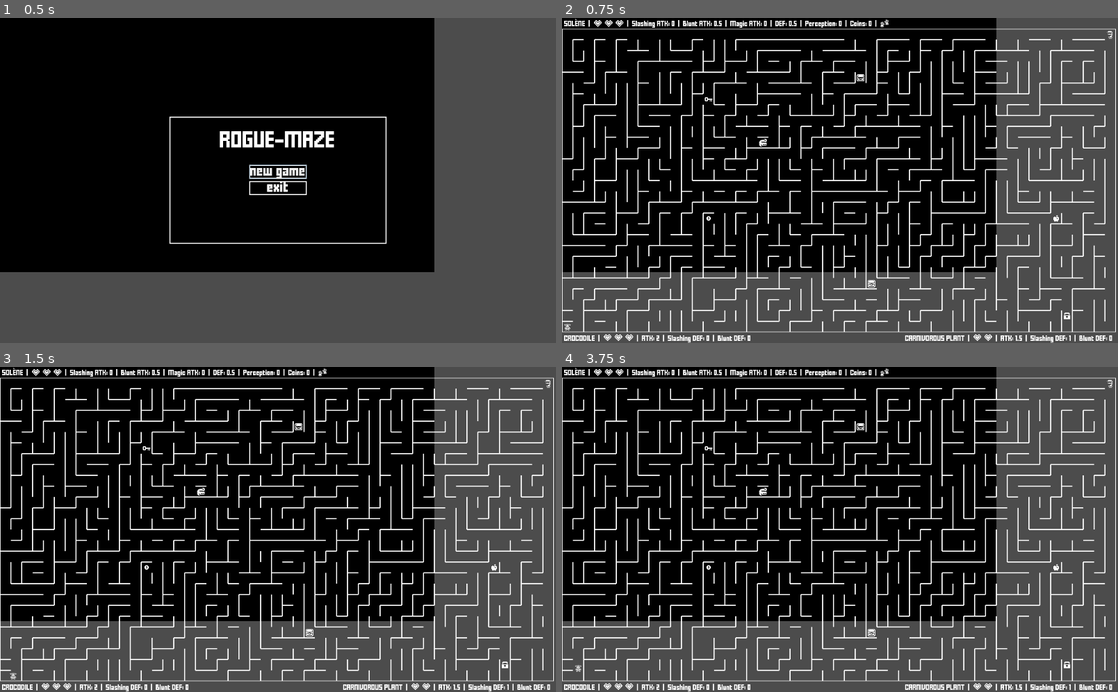
Above: before the commit, frames 1-4 (two rows, left to right).
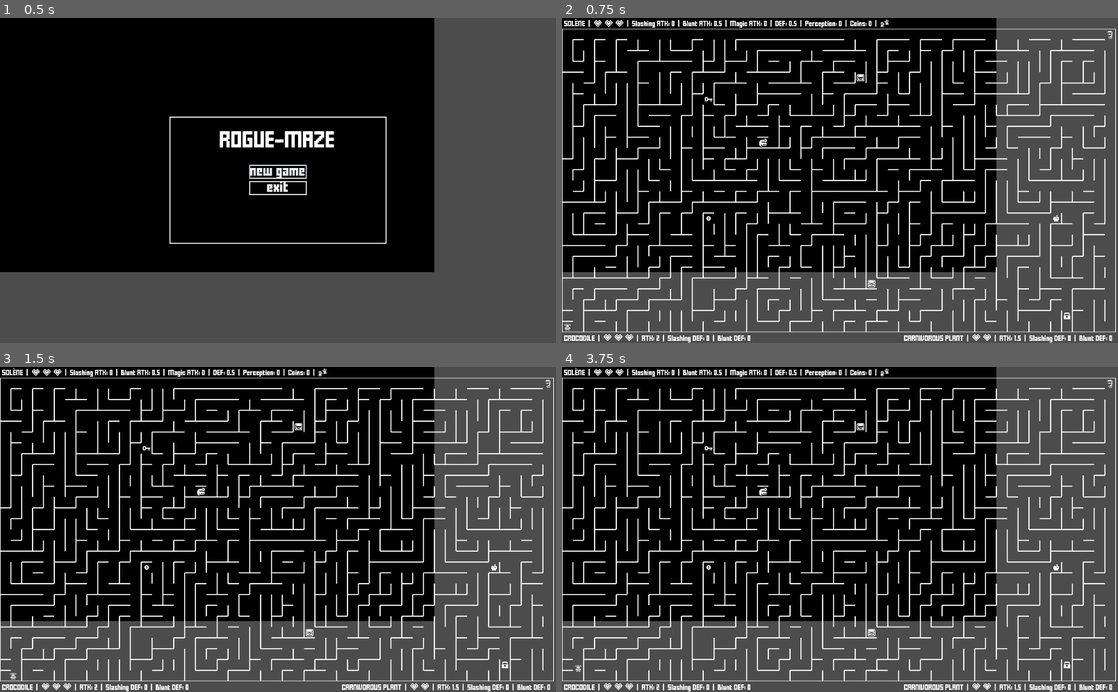
Above: after the commit, the same moments.

Repository: jGonzalezFernandez/rogue-maze
Game: Godot game, scene res://main/main.tscn
The game is run twice, just before and just after one commit, with the same random seed, the same clock (stepped at 60 frames per second) and the same inputs.
Inputs:
- Up to frame 1 (0.5 s): no input
- Up to frame 2 (0.75 s): click "new game" at 0.5 s
- Up to frame 3 (1.5 s): tap Enter (bomb) at 1.25 s; hold Right (ui_right) from 1.28 s (still down); hold Enter (bomb) from 1.28 s (still down)
- Up to frame 4 (3.75 s): tap Space at 2, 3.5 s; release Right (ui_right) at 2.03 s; release Enter (bomb) at 2.03 s; hold Down (ui_down) 2.03-2.78 s; tap Shift (dash) at 2.1 s; tap Enter (bomb) at 2.75, 3.6 s; hold Right (ui_right) 2.78-3.53 s; hold Backspace (teleport) 2.78-3.53 s; hold Up (ui_up) from 3.53 s (still down)

Frame 1 is identical in both runs. In frame 2, 0.4% of the frame differs, in the area x 61-92%, y 97-100%; in frame 3, 0.4%; in frame 4, 0.4%.

Commit message:
Bug in the order of some parameters fixed

Diff:
--- a/grid_elements/characters/non_player/enemies/corporeal_enemies/immobile_enemies/carnivorous_plant/carnivorous_plant.gd
+++ b/grid_elements/characters/non_player/enemies/corporeal_enemies/immobile_enemies/carnivorous_plant/carnivorous_plant.gd
@@ -7,10 +7,10 @@
 const NAME = "Carnivorous Plant"
 const INITIAL_HEALTH = 4
 const ATK = 3
-const FRIENDLY_FIRE = 2
 const SLASHING_DEF = 0
 const BLUNT_DEF = 0
+const FRIENDLY_FIRE = 2
 
 func _init(initial_position: Vector2, player, maze: Maze, main: Node) \
-.(initial_position, player, maze, main, TEXTURE, NAME, INITIAL_HEALTH, ATK, FRIENDLY_FIRE, SLASHING_DEF, BLUNT_DEF) -> void:
+.(initial_position, player, maze, main, TEXTURE, NAME, INITIAL_HEALTH, ATK, SLASHING_DEF, BLUNT_DEF, FRIENDLY_FIRE) -> void:
 	pass
--- a/grid_elements/characters/non_player/enemies/corporeal_enemies/immobile_enemies/spider_web/spider_web.gd
+++ b/grid_elements/characters/non_player/enemies/corporeal_enemies/immobile_enemies/spider_web/spider_web.gd
@@ -6,10 +6,10 @@
 
 const INITIAL_HEALTH = 6
 const ATK = 0
-const FRIENDLY_FIRE = 0
 const SLASHING_DEF = 0
 const BLUNT_DEF = 1
+const FRIENDLY_FIRE = 0
 
 func _init(initial_position: Vector2, player, maze: Maze, main: Node) \
-.(initial_position, player, maze, main, TEXTURE, WEB_NAME, INITIAL_HEALTH, ATK, FRIENDLY_FIRE, SLASHING_DEF, BLUNT_DEF) -> void:
+.(initial_position, player, maze, main, TEXTURE, WEB_NAME, INITIAL_HEALTH, ATK, SLASHING_DEF, BLUNT_DEF, FRIENDLY_FIRE) -> void:
 	pass
--- a/grid_elements/characters/non_player/enemies/incorporeal_enemies/evil_twin/evil_twin.gd
+++ b/grid_elements/characters/non_player/enemies/incorporeal_enemies/evil_twin/evil_twin.gd
@@ -9,14 +9,14 @@
 const MIN_TIME_BETWEEN_WALKS = 1.0
 const MAX_WALK_LENGTH = 6
 const SPEED = 3.0
-const STOPS_BEFORE_UNICORNS = false
 const INITIAL_HEALTH = 10
 const ATK = 8
 const SLASHING_DEF = 2
 const BLUNT_DEF = 4
+const STOPS_BEFORE_UNICORNS = false
 
 func _init(initial_position: Vector2, player, maze: Maze, main: Node) \
-.(initial_position, player, maze, main, TEXTURE, EVIL_TWIN_NAME, VISION, HEARING, MIN_TIME_BETWEEN_WALKS, MAX_WALK_LENGTH, SPEED, STOPS_BEFORE_UNICORNS, INITIAL_HEALTH, ATK, SLASHING_DEF, BLUNT_DEF) -> void:
+.(initial_position, player, maze, main, TEXTURE, EVIL_TWIN_NAME, VISION, HEARING, MIN_TIME_BETWEEN_WALKS, MAX_WALK_LENGTH, SPEED, INITIAL_HEALTH, ATK, SLASHING_DEF, BLUNT_DEF, STOPS_BEFORE_UNICORNS) -> void:
 	pass
 
 func special_movement() -> void:
--- a/grid_elements/characters/non_player/enemies/incorporeal_enemies/human_ghost/human_ghost.gd
+++ b/grid_elements/characters/non_player/enemies/incorporeal_enemies/human_ghost/human_ghost.gd
@@ -10,14 +10,14 @@
 const MIN_TIME_BETWEEN_WALKS = 2.0
 const MAX_WALK_LENGTH = 6
 const SPEED = 2.0
-const STOPS_BEFORE_UNICORNS = true
 const INITIAL_HEALTH = 6
 const ATK = 5
 const SLASHING_DEF = 2
 const BLUNT_DEF = 4
+const STOPS_BEFORE_UNICORNS = true
 
 func _init(initial_position: Vector2, player, maze: Maze, main: Node) \
-.(initial_position, player, maze, main, TEXTURE, NAME, VISION, HEARING, MIN_TIME_BETWEEN_WALKS, MAX_WALK_LENGTH, SPEED, STOPS_BEFORE_UNICORNS, INITIAL_HEALTH, ATK, SLASHING_DEF, BLUNT_DEF) -> void:
+.(initial_position, player, maze, main, TEXTURE, NAME, VISION, HEARING, MIN_TIME_BETWEEN_WALKS, MAX_WALK_LENGTH, SPEED, INITIAL_HEALTH, ATK, SLASHING_DEF, BLUNT_DEF, STOPS_BEFORE_UNICORNS) -> void:
 	pass
 
 func special_movement() -> void:
--- a/grid_elements/characters/non_player/enemies/incorporeal_enemies/monster_ghost/monster_ghost.gd
+++ b/grid_elements/characters/non_player/enemies/incorporeal_enemies/monster_ghost/monster_ghost.gd
@@ -10,14 +10,14 @@
 const MIN_TIME_BETWEEN_WALKS = 2.0
 const MAX_WALK_LENGTH = 6
 const SPEED = 2.0
-const STOPS_BEFORE_UNICORNS = true
 const INITIAL_HEALTH = 8
 const ATK = 6
 const SLASHING_DEF = 2
 const BLUNT_DEF = 4
+const STOPS_BEFORE_UNICORNS = true
 
 func _init(initial_position: Vector2, player, maze: Maze, main: Node) \
-.(initial_position, player, maze, main, TEXTURE, NAME, VISION, HEARING, MIN_TIME_BETWEEN_WALKS, MAX_WALK_LENGTH, SPEED, STOPS_BEFORE_UNICORNS, INITIAL_HEALTH, ATK, SLASHING_DEF, BLUNT_DEF) -> void:
+.(initial_position, player, maze, main, TEXTURE, NAME, VISION, HEARING, MIN_TIME_BETWEEN_WALKS, MAX_WALK_LENGTH, SPEED, INITIAL_HEALTH, ATK, SLASHING_DEF, BLUNT_DEF, STOPS_BEFORE_UNICORNS) -> void:
 	pass
 
 func special_movement() -> void:
--- a/grid_elements/characters/non_player/enemies/incorporeal_enemies/shadow/shadow.gd
+++ b/grid_elements/characters/non_player/enemies/incorporeal_enemies/shadow/shadow.gd
@@ -9,14 +9,14 @@
 const MIN_TIME_BETWEEN_WALKS = 1.0
 const MAX_WALK_LENGTH = 6
 const SPEED = 2.0
-const STOPS_BEFORE_UNICORNS = true
 const INITIAL_HEALTH = 10
 const ATK = 8
 const SLASHING_DEF = 2
 const BLUNT_DEF = 4
+const STOPS_BEFORE_UNICORNS = true
 
 func _init(initial_position: Vector2, player, maze: Maze, main: Node) \
-.(initial_position, player, maze, main, TEXTURE, SHADOW_NAME, VISION, HEARING, MIN_TIME_BETWEEN_WALKS, MAX_WALK_LENGTH, SPEED, STOPS_BEFORE_UNICORNS, INITIAL_HEALTH, ATK, SLASHING_DEF, BLUNT_DEF) -> void:
+.(initial_position, player, maze, main, TEXTURE, SHADOW_NAME, VISION, HEARING, MIN_TIME_BETWEEN_WALKS, MAX_WALK_LENGTH, SPEED, INITIAL_HEALTH, ATK, SLASHING_DEF, BLUNT_DEF, STOPS_BEFORE_UNICORNS) -> void:
 	pass
 
 func special_movement() -> void:
--- a/grid_elements/characters/non_player/enemies/incorporeal_enemies/shadow_clone/shadow_clone.gd
+++ b/grid_elements/characters/non_player/enemies/incorporeal_enemies/shadow_clone/shadow_clone.gd
@@ -9,14 +9,14 @@
 const MIN_TIME_BETWEEN_WALKS = 2.0
 const MAX_WALK_LENGTH = 4
 const SPEED = 2.0
-const STOPS_BEFORE_UNICORNS = true
 const INITIAL_HEALTH = 2
 const ATK = 6
 const SLASHING_DEF = 0
 const BLUNT_DEF = 0
+const STOPS_BEFORE_UNICORNS = true
 
 func _init(initial_position: Vector2, player, maze: Maze, main: Node) \
-.(initial_position, player, maze, main, TEXTURE, CLONE_NAME, VISION, HEARING, MIN_TIME_BETWEEN_WALKS, MAX_WALK_LENGTH, SPEED, STOPS_BEFORE_UNICORNS, INITIAL_HEALTH, ATK, SLASHING_DEF, BLUNT_DEF) -> void:
+.(initial_position, player, maze, main, TEXTURE, CLONE_NAME, VISION, HEARING, MIN_TIME_BETWEEN_WALKS, MAX_WALK_LENGTH, SPEED, INITIAL_HEALTH, ATK, SLASHING_DEF, BLUNT_DEF, STOPS_BEFORE_UNICORNS) -> void:
 	pass
 
 func special_movement() -> void:
